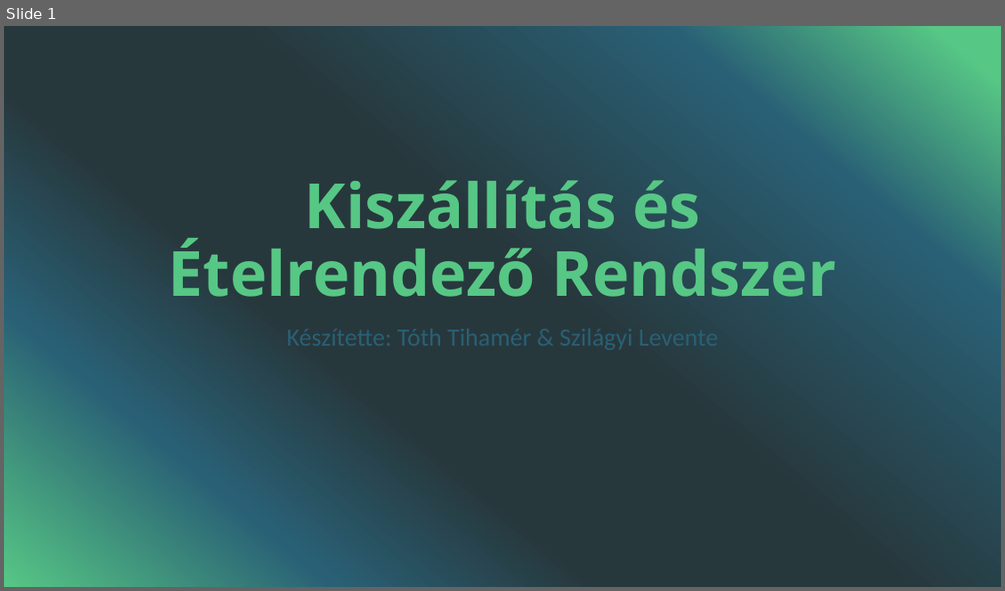
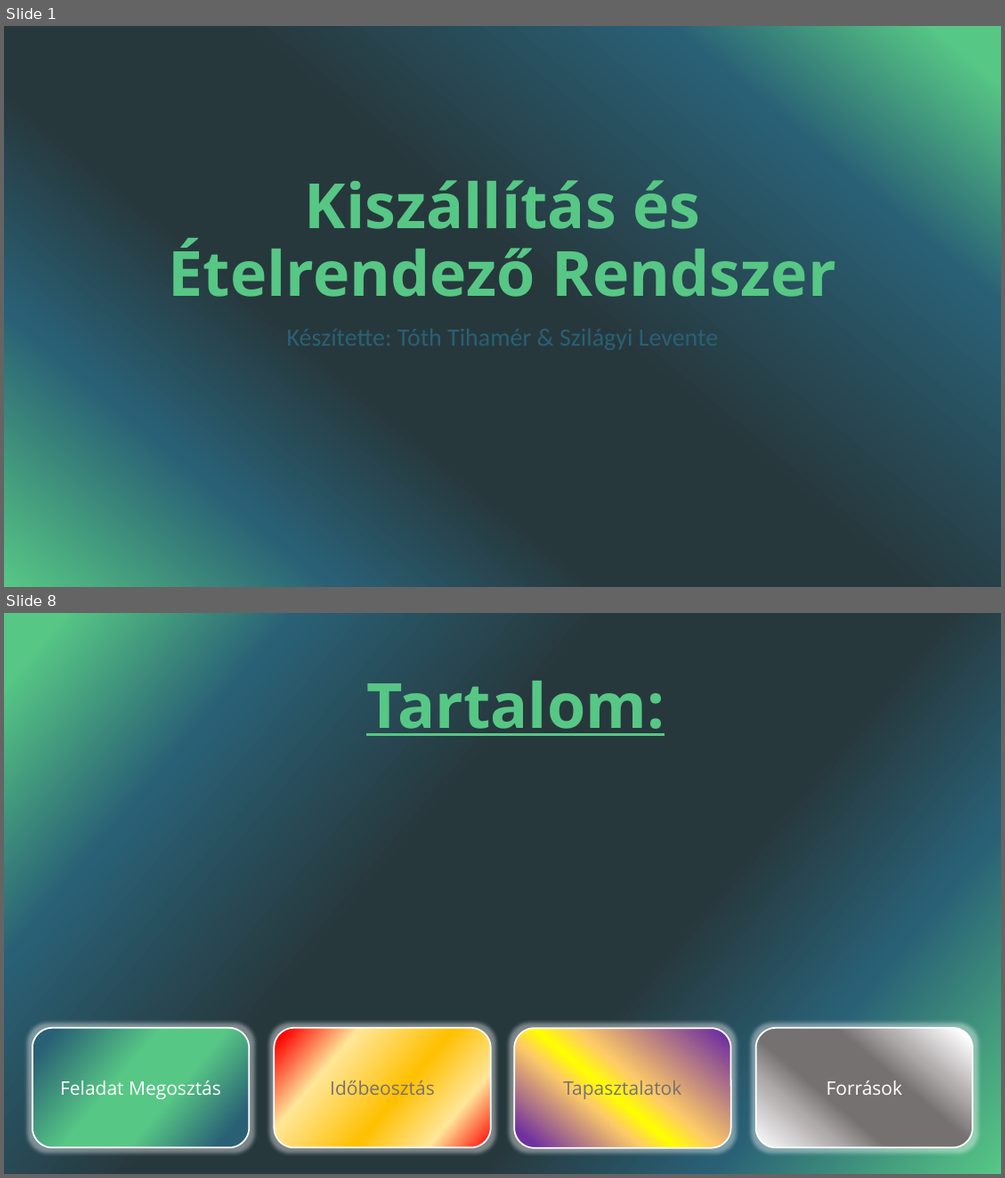
Before and after one commit to TihikEu/Kiszallitasi-Etelrendelo-Rendszer, a slide deck: Kiszállítás és Ételrendező Rendszer.pptx. Shown one above the other, each under a label of ours: slide 1 before the commit, slides 1 and 8 after it; the slides between them are not shown. The pictures are 1005x591 and 1005x1178 pixels, drawn with LibreOffice and Linux fonts; fonts in the diff are those of the drawing. Boxes give left, top, right and bottom in pixels: in the first picture for what was removed or moved away, otherwise in the second. Text is boxed around its words. In the diff, an @@ line names an element or a change of style, - is before the commit and + after.

```diff
--- a/Kiszállítás és Ételrendező Rendszer.pptx
+++ b/Kiszállítás és Ételrendező Rendszer.pptx
@@ slide 8 added at bbox=[4, 613, 1001, 1174], background gradient #57C785 to #296075 to #27383D @@
@@ text added at bbox=[366, 681, 664, 736], 60 pt, text #57C785, bold, underline @@
+Tartalom:
@@ rounded rectangle added at bbox=[32, 1028, 250, 1148], fill gradient #296075 to #57C785, outline #FFFFFF 1.5 pt, 18 pt, text #FFFFFF @@
+Feladat Megosztás
@@ rounded rectangle added at bbox=[274, 1028, 491, 1148], fill gradient #FF0000 to #FFE699 to #FFC000, outline #FFFFFF 1.5 pt, 18 pt, text #767171 @@
+Időbeosztás
@@ rounded rectangle added at bbox=[514, 1028, 731, 1148], fill gradient #7030A0 to #FFCC66 to #FFFF00, outline #FFFFFF 1.5 pt, 18 pt, text #767171 @@
+Tapasztalatok
@@ rounded rectangle added at bbox=[756, 1028, 973, 1148], fill gradient #FFFFFF to #AFABAB to #767171, outline #FFFFFF 1.5 pt, 18 pt, text #FFFFFF @@
+Források
```
Also in this commit, not shown: 1 slide changed, 7 other slides added, 1 slide removed.
